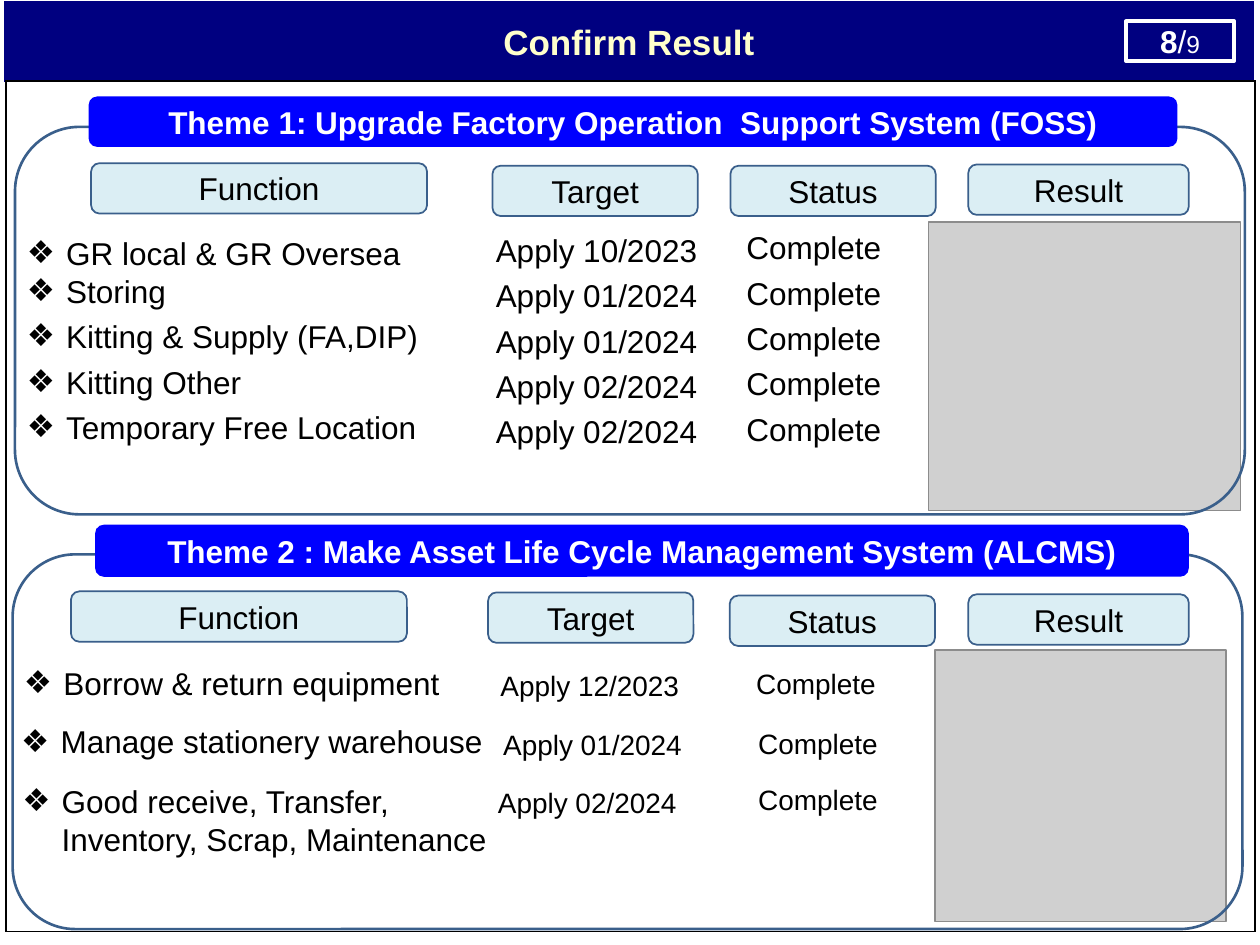
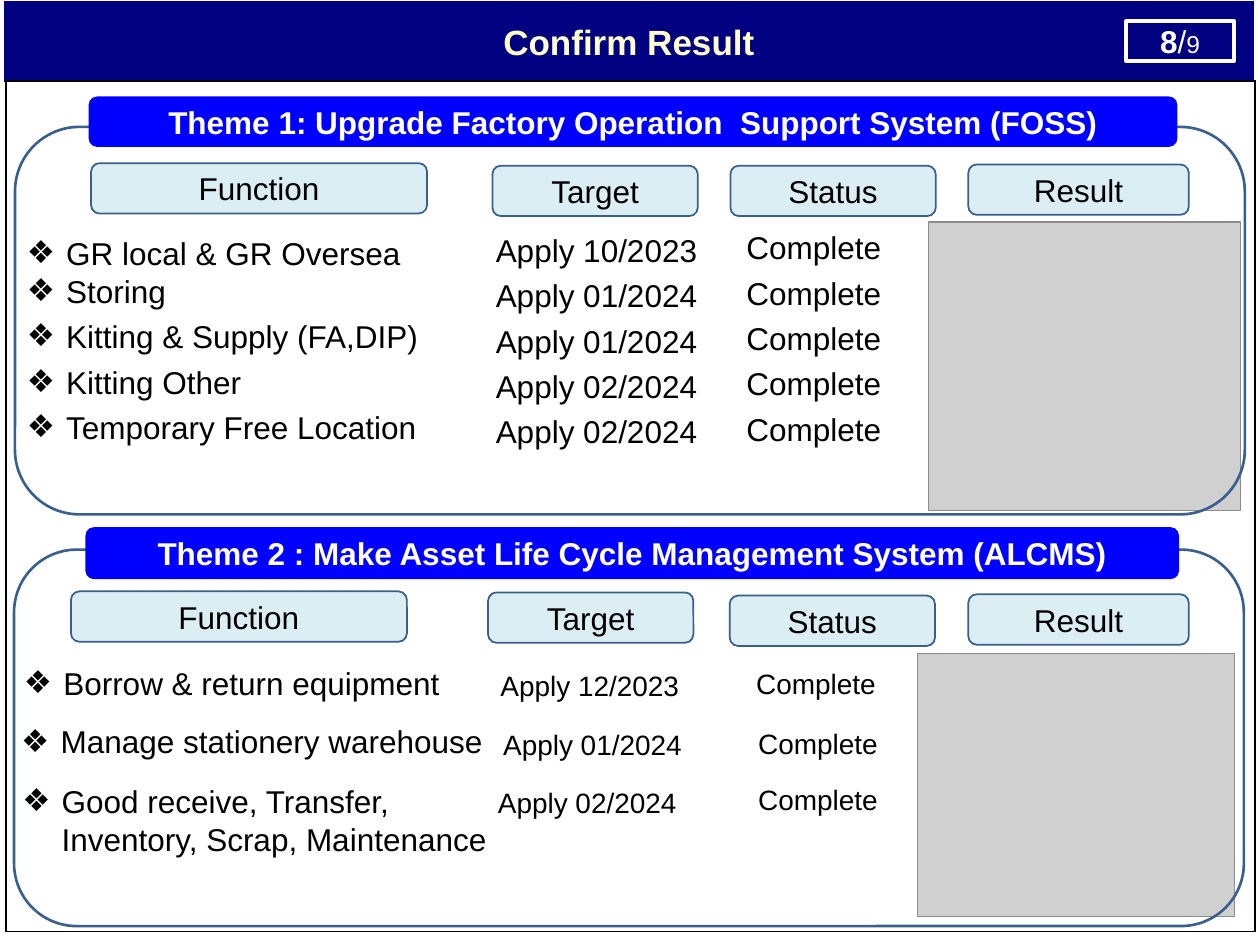
Before and after one commit to thietbicongnghevietnam/ReportPSNV, a slide deck: slide 9 of Report_Nguyen Nhu Minh.pptx. Drawn at 1260x945 pixels with LibreOffice and Linux fonts; fonts in the diff are those of the drawing; grey boxes stand for pictures. Boxes give left, top, right and bottom in pixels: in the first picture for what was removed or moved away, otherwise in the second. Text is boxed around its words. In the diff, an @@ line names an element or a change of style, - is before the commit and + after.

```diff
--- a/Report_Nguyen Nhu Minh.pptx
+++ b/Report_Nguyen Nhu Minh.pptx
@@ rounded rectangle "Theme 2 : Make Asset ...": place and size @@
-rounded rectangle "Theme 2 : Make Asset ..." at (94, 524, 1188, 576)
+rounded rectangle "Theme 2 : Make Asset ..." at (86, 527, 1179, 578)
@@ rounded rectangle: place and size @@
-rounded rectangle at (13, 554, 1242, 929)
+rounded rectangle at (14, 549, 1244, 926)
@@ picture: place and size @@
-picture at (935, 650, 1226, 922)
+picture at (917, 653, 1234, 916)
```
Also in this commit, not shown: 3 other slides changed, 2 other files.
